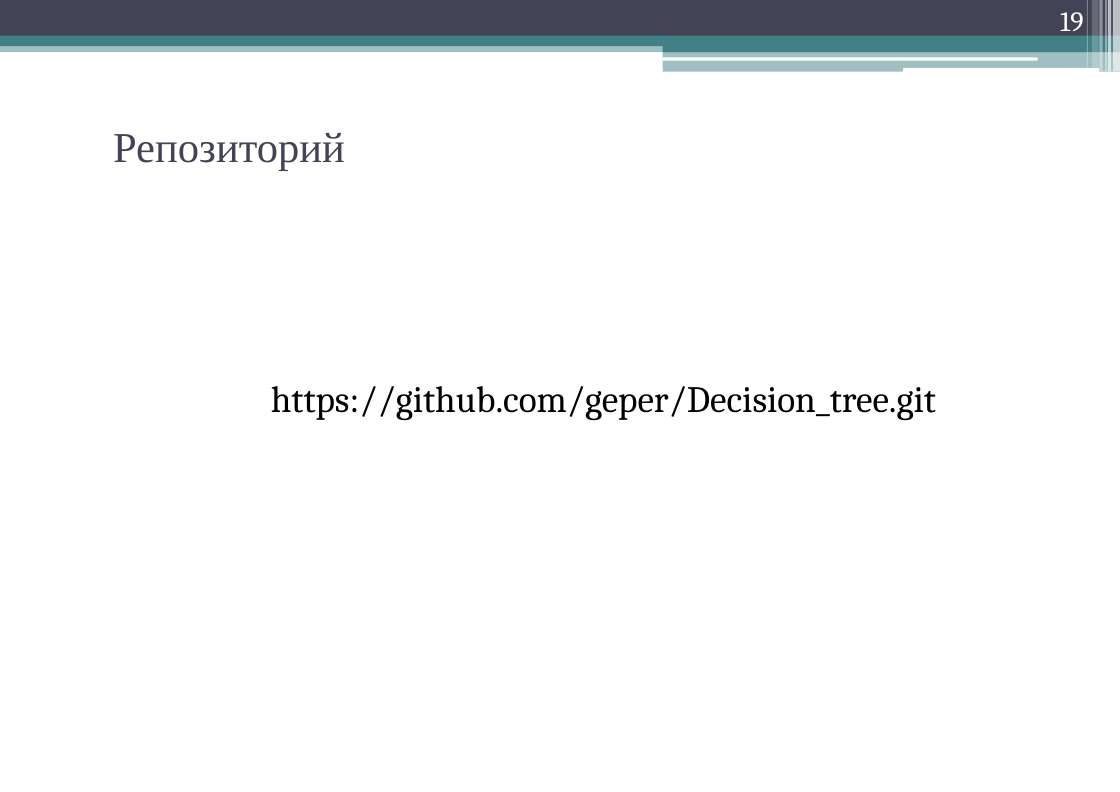
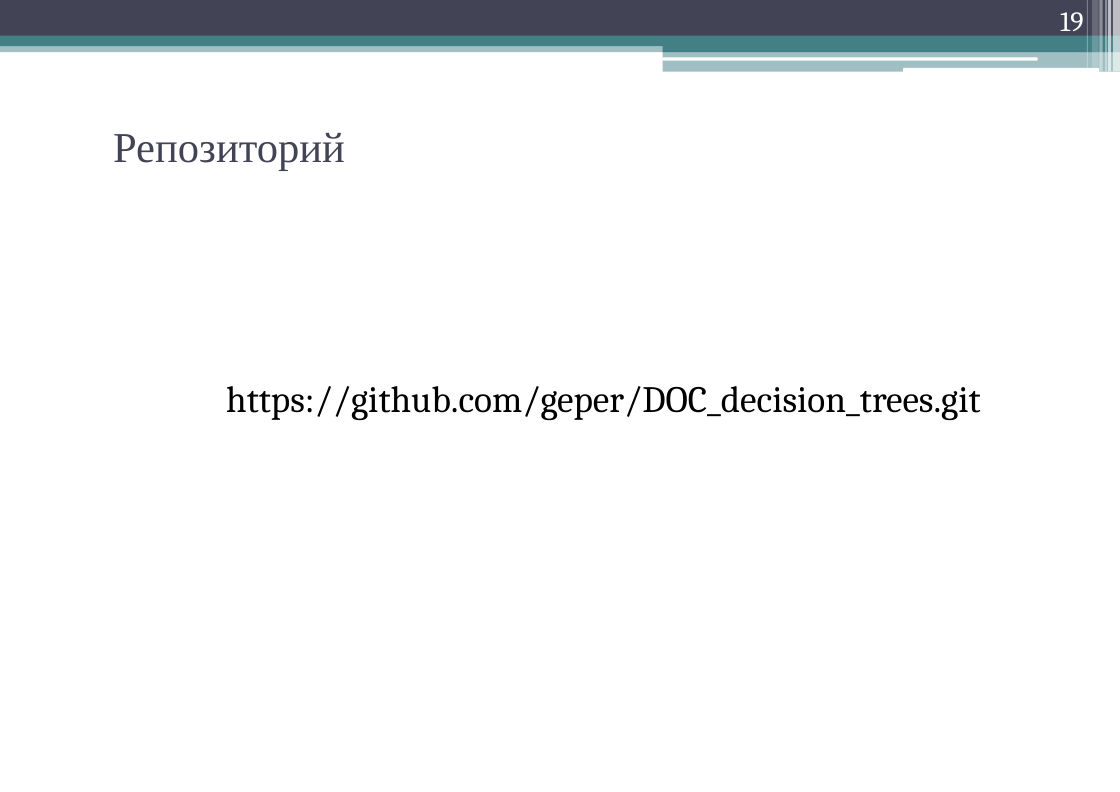
Before and after one commit to geper/DOC_decision_trees, a slide deck: slide 19 of Prezent.pptx. Drawn at 1120x792 pixels with LibreOffice and Linux fonts; fonts in the diff are those of the drawing. Boxes give left, top, right and bottom in pixels: in the first picture for what was removed or moved away, otherwise in the second. Text is boxed around its words. In the diff, an @@ line names an element or a change of style, - is before the commit and + after.

```diff
--- a/Prezent.pptx
+++ b/Prezent.pptx
@@ text at [226, 386, 981, 420]: text changed @@
-https://github.com/geper/Decision_tree.git
+https://github.com/geper/DOC_decision_trees.git
```
Also in this commit, not shown: 1 other slide changed, 6 other files.
